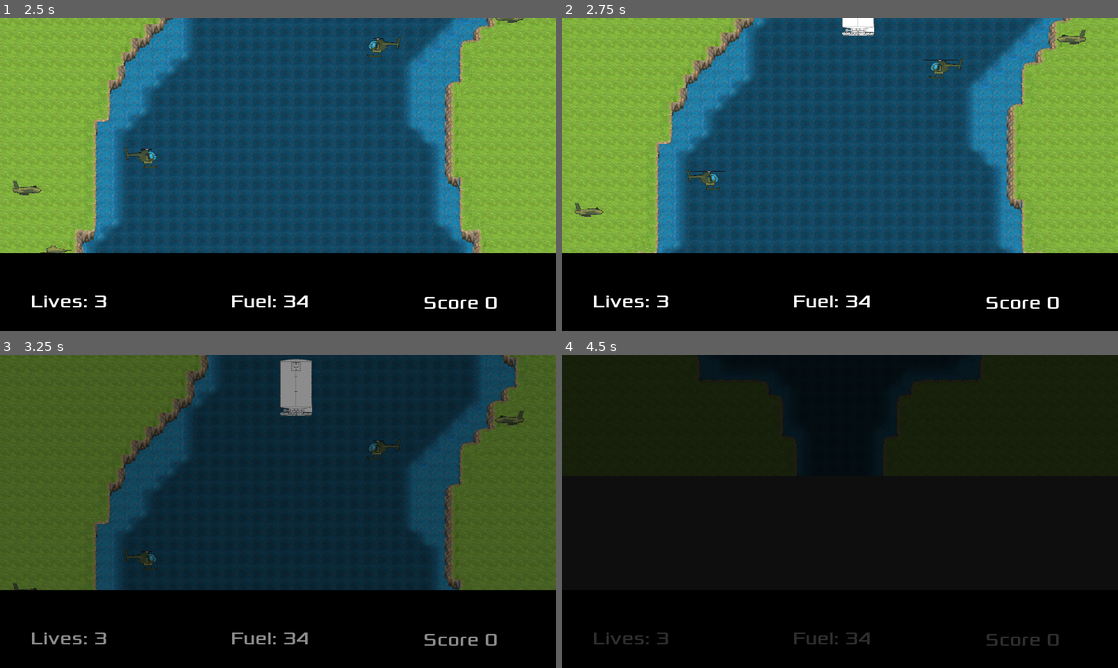
Above: before the commit, frames 1-4 (two rows, left to right).
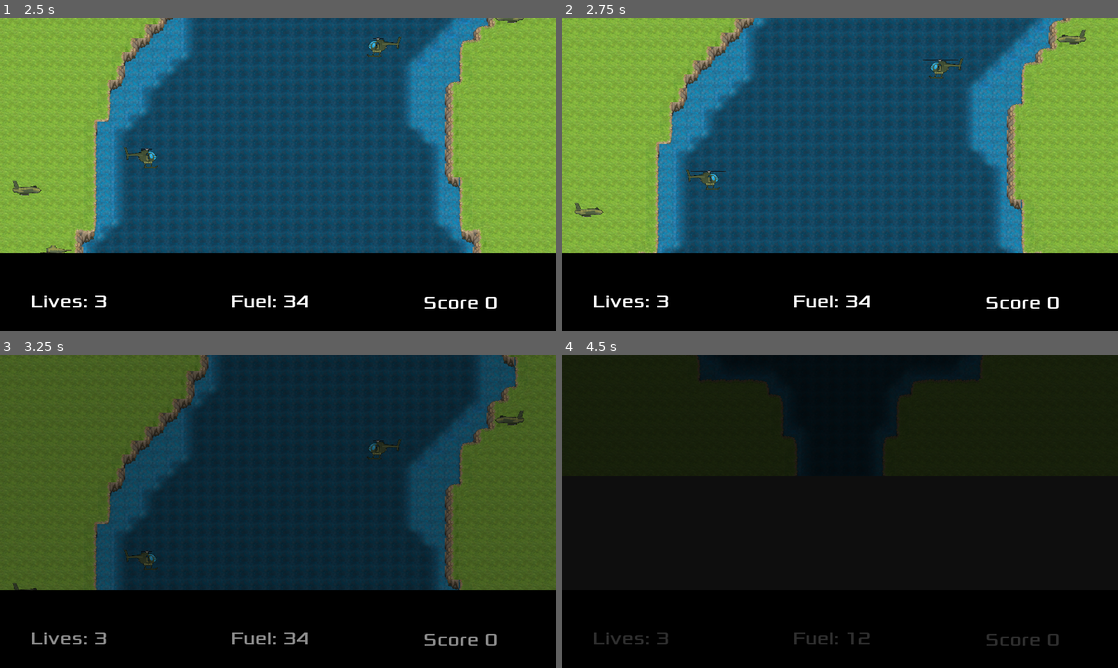
Above: after the commit, the same moments.

Repository: PawelKrywulko/TGW_G-8_Z1
Game: Godot game, scene res://scenes/GameManager.tscn
Two runs of this game, one before a commit and one after it. Both use one fixed random seed, a clock stepped at 60 frames per second and the inputs below.
Inputs:
- Up to frame 1 (2.5 s): tap Enter at 0.5 s; hold Right (ui_right) 0.53-1.28 s; hold Space (interact) 0.53-1.28 s; hold Down (ui_down) 1.28-2.03 s; tap Space (interact) at 1.35 s; hold Right (ui_right) from 2.03 s (still down); hold Space (interact) from 2.03 s (still down)
- Up to frame 2 (2.75 s): keep holding Right (ui_right); keep holding Space (interact)
- Up to frame 3 (3.25 s): release Right (ui_right) at 2.78 s; release Space (interact) at 2.78 s; hold Up (ui_up) from 2.78 s (still down); tap Space (interact) at 2.85 s
- Up to frame 4 (4.5 s): release Up (ui_up) at 3.53 s; hold Space (interact) 3.53-4.28 s; hold Left (ui_left) from 3.53 s (still down); tap Space (interact) at 4.35 s

Frame 1 is identical in both runs. In frame 2, 0.3% of the frame differs, in the area x 50-57%, y 0-6%; in frame 3, 1.0%, in the area x 50-57%, y 1-20%; in frame 4, less than 0.1%.

Commit message:
all sounds added

Diff:
--- a/River Raid/scenes/FuelTank.tscn
+++ b/River Raid/scenes/FuelTank.tscn
@@ -1,7 +1,8 @@
-[gd_scene load_steps=4 format=2]
+[gd_scene load_steps=5 format=2]
 
 [ext_resource path="res://scripts/FuelTank.gd" type="Script" id=1]
 [ext_resource path="res://graphics/fuelTank/fuel.png" type="Texture" id=2]
+[ext_resource path="res://sounds/explosion4.wav" type="AudioStream" id=3]
 
 [sub_resource type="CapsuleShape2D" id=1]
 radius = 51.7218
@@ -17,5 +18,8 @@
 [node name="CollisionShape2D" type="CollisionShape2D" parent="."]
 position = Vector2( 3.05121, -11.6504 )
 shape = SubResource( 1 )
+
+[node name="Explosion" type="AudioStreamPlayer2D" parent="."]
+stream = ExtResource( 3 )
 [connection signal="area_entered" from="." to="." method="_on_FuelTank_area_entered"]
 [connection signal="body_entered" from="." to="." method="_on_FuelTank_body_entered"]
--- a/River Raid/scenes/GameManager.tscn
+++ b/River Raid/scenes/GameManager.tscn
@@ -15,7 +15,6 @@
 [ext_resource path="res://scenes/Enemy/Tank.tscn" type="PackedScene" id=13]
 [ext_resource path="res://sounds/explosion.wav" type="AudioStream" id=14]
 [ext_resource path="res://scenes/Enemy/Jet.tscn" type="PackedScene" id=15]
-[ext_resource path="res://scenes/FuelTank.tscn" type="PackedScene" id=16]
 
 [sub_resource type="DynamicFont" id=1]
 size = 64
@@ -165,6 +164,7 @@
 scale = Vector2( 0.75, 0.75 )
 z_index = 2
 base_speed = 250.0
+fuel_capacity = 12.0
 
 [node name="FuelTimer" parent="Player" index="3"]
 autostart = false
@@ -200,7 +200,9 @@
 [node name="Tank" parent="." instance=ExtResource( 13 )]
 editor/display_folded = true
 position = Vector2( 191.284, 72.4706 )
+is_static = false
 distance_to_player = 1200.0
+speed = 100
 
 [node name="ShotSpot" parent="Tank" index="3"]
 position = Vector2( 1026.7, 13.5086 )
@@ -217,10 +219,6 @@
 scale = Vector2( -1, 1 )
 is_static = false
 choose_direction = "left"
-
-[node name="FuelTank" parent="." instance=ExtResource( 16 )]
-position = Vector2( 1021.74, -862.032 )
-z_index = 1
 [connection signal="ready_to_go" from="." to="Player" method="_on_ready_to_go"]
 [connection signal="reset" from="." to="Player" method="_on_GameManager_reset"]
 [connection signal="bonus_score_reached" from="HUD" to="Player" method="_on_HUD_bonus_score_reached"]
--- a/River Raid/scenes/Player.tscn
+++ b/River Raid/scenes/Player.tscn
@@ -7,6 +7,7 @@
 [ext_resource path="res://sounds/explosion3.wav" type="AudioStream" id=5]
 [ext_resource path="res://sounds/refueling.wav" type="AudioStream" id=6]
 [ext_resource path="res://sounds/refuelled.wav" type="AudioStream" id=7]
+[ext_resource path="res://sounds/out_of_fuel.wav" type="AudioStream" id=8]
 
 [sub_resource type="RectangleShape2D" id=1]
 extents = Vector2( 55.6555, 45.6323 )
@@ -40,6 +41,7 @@
 
 [node name="Engine" type="AudioStreamPlayer2D" parent="."]
 stream = ExtResource( 4 )
+volume_db = -5.0
 
 [node name="DeathSound" type="AudioStreamPlayer2D" parent="."]
 stream = ExtResource( 5 )
@@ -49,6 +51,11 @@
 
 [node name="Refueled" type="AudioStreamPlayer2D" parent="."]
 stream = ExtResource( 7 )
+volume_db = -8.0
+
+[node name="LowFuel" type="AudioStreamPlayer2D" parent="."]
+stream = ExtResource( 8 )
+volume_db = -13.665
 [connection signal="area_entered" from="." to="." method="_on_Player_area_entered"]
 [connection signal="area_exited" from="." to="." method="_on_Player_area_exited"]
 [connection signal="out_of_lives" from="." to="." method="_on_Player_out_of_lives"]
--- a/River Raid/scenes/Projectile.tscn
+++ b/River Raid/scenes/Projectile.tscn
@@ -2,7 +2,7 @@
 
 [ext_resource path="res://scripts/Projectile.gd" type="Script" id=1]
 [ext_resource path="res://graphics/projectile/projectile.png" type="Texture" id=2]
-[ext_resource path="res://sounds/projectile2.wav" type="AudioStream" id=3]
+[ext_resource path="res://sounds/projectile3.wav" type="AudioStream" id=3]
 
 [sub_resource type="CapsuleShape2D" id=1]
 radius = 5.85101
--- a/River Raid/scripts/FuelTank.gd
+++ b/River Raid/scripts/FuelTank.gd
@@ -16,6 +16,7 @@
 	var area_name: String = area.get_name()
 	if area_name == "Projectile":
 		hide()
+		$Explosion.play()
 		$CollisionShape2D.set_deferred("disabled", true)
 		print("fuel_tank_destroyed; points: %s" % points)
 		emit_signal("fuel_tank_destroyed", points)
--- a/River Raid/scripts/Player.gd
+++ b/River Raid/scripts/Player.gd
@@ -11,6 +11,7 @@
 export var fuel_capacity: float = 34
 export var refueling_speed: float = 0.025
 export var base_lives: int = 3
+export var fuel_decreaser: float = 1
 
 var projectile = null
 var speed: float
@@ -58,15 +59,17 @@
 	if can_fly && is_any_button_pressed:
 		var velocity: Vector2 = Vector2()
 		$Engine.set_pitch_scale(1)
+		fuel_decreaser = 1
 		speed = base_speed
 		velocity.y -= 1
 		if Input.is_action_pressed("ui_up"):
 			speed = base_speed * 1.5
 			$Engine.set_pitch_scale(1.5)
+			fuel_decreaser = 1.5
 		if Input.is_action_pressed("ui_down"):
 			speed = base_speed * 0.7
 			$Engine.set_pitch_scale(0.7)
-
+			fuel_decreaser = 0.7
 
 		if velocity.length() > 0:
 			velocity = velocity.normalized() * speed
@@ -74,6 +77,9 @@
 		position += velocity * delta
 
 func fuel_monitor() -> void:
+	if fuel_amount < 5:
+		if !$LowFuel.playing:
+			$LowFuel.play()
 	emit_signal("fuel_left", fuel_amount)
 func live_monitor() -> void:
 	emit_signal("lives_left", lives)
@@ -96,7 +102,6 @@
 	elif area_name == "Projectile":
 		return
 	else:
-		$DeathSound.play()
 		print("player_destroyed")
 		reset()
 		if lives == 1:
@@ -121,16 +126,18 @@
 
 func _on_FuelTimer_timeout() -> void:
 	if fuel_amount > 0:
-		fuel_amount -= 1
-	if fuel_amount == 0:
+		fuel_amount -= fuel_decreaser
+	if fuel_amount <= 0:
 		print("out_of_fuel")
 		emit_signal("out_of_fuel")
 		print("player_destroyed")
 		emit_signal("player_destroyed")
 
 func _on_Player_player_destroyed() -> void:
+	$DeathSound.play()
 	hide()
 	$CollisionShape2D.set_deferred("disabled", true)
+	$LowFuel.stop()
 	$Engine.stop()
 	if(lives > 0):
 		lives -= 1
Not shown: 1 places in River Raid/scenes/GameManager.tscn that only renumber resources
Not shown: 1 places in River Raid/scenes/Player.tscn that only renumber resources
Not shown, changed: River Raid/sounds/out_of_fuel.wav.import
Not shown, changed: River Raid/sounds/projectile3.wav.import
Not shown, added: River Raid/sounds/projectile3.wav
